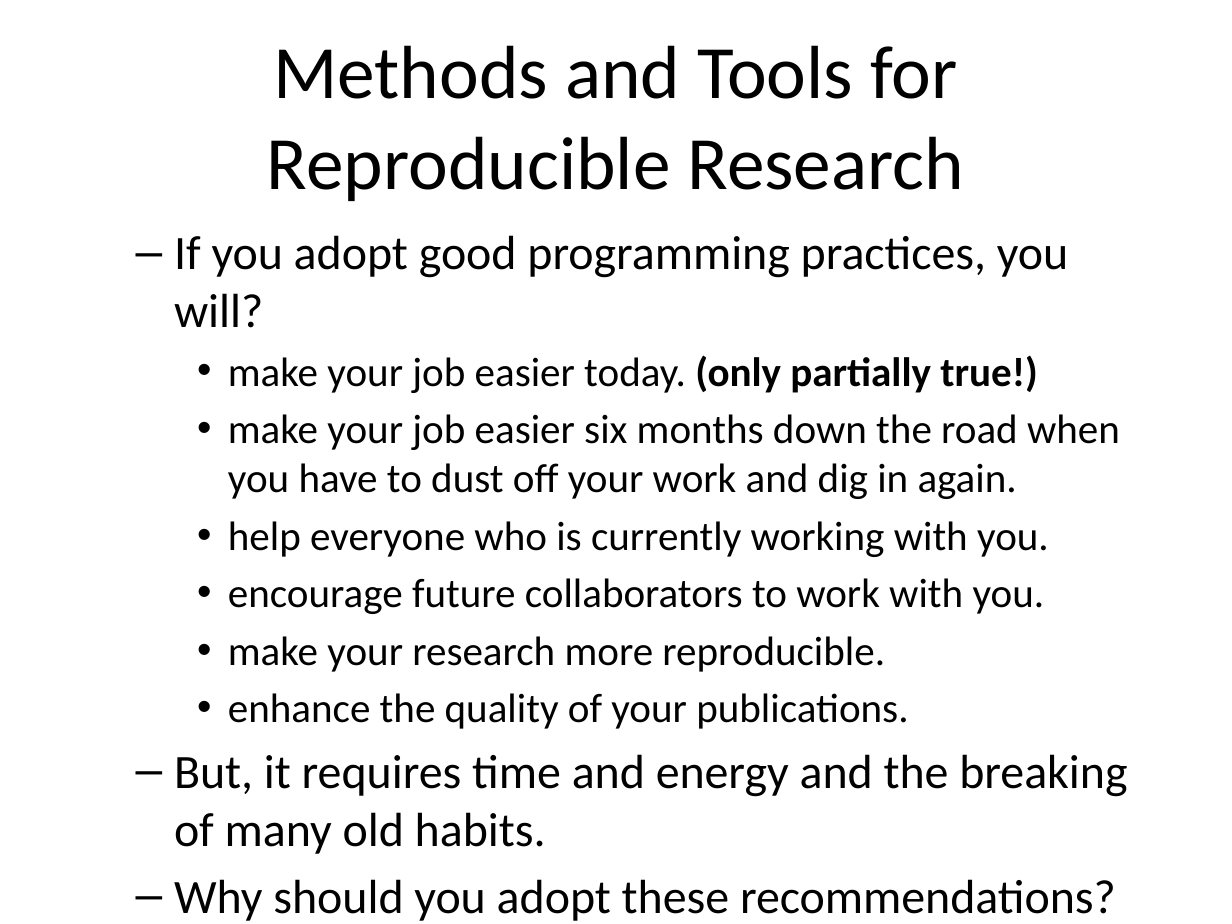
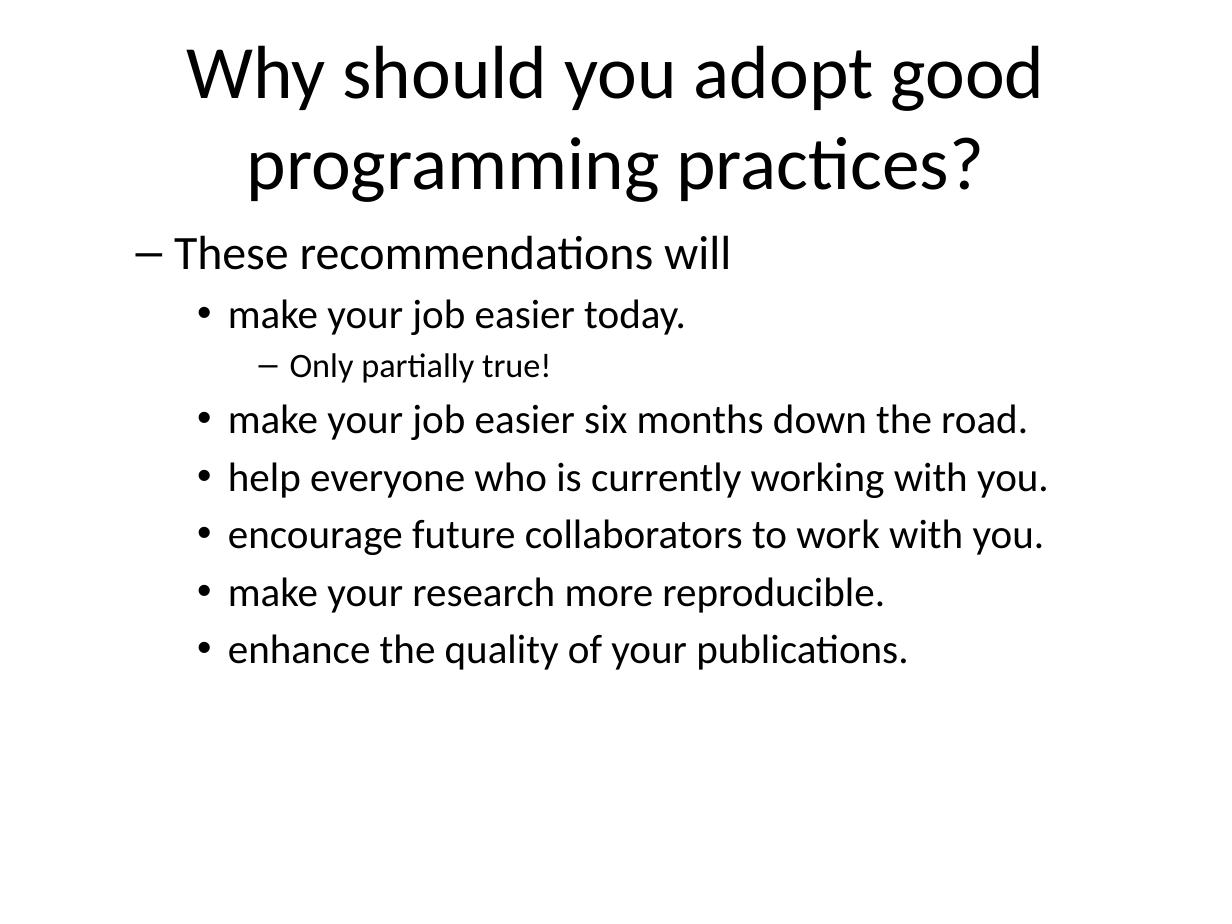
Before and after one commit to pmean/introduction-to-SAS, a slide deck: slide 8 of basics0/src/reproducible-research.pptx (slide 7 before the commit). Drawn at 1232x924 pixels with LibreOffice and Linux fonts; fonts in the diff are those of the drawing. Boxes give left, top, right and bottom in pixels: in the first picture for what was removed or moved away, otherwise in the second. Text is boxed around its words. In the diff, an @@ line names an element or a change of style, - is before the commit and + after.

```diff
--- a/basics0/src/reproducible-research.pptx
+++ b/basics0/src/reproducible-research.pptx
@@ title at box(186, 45, 1045, 202): text changed @@
-Methods and Tools for Reproducible Research
+Why should you adopt good programming practices?
@@ text at box(174, 235, 1028, 440): text changed @@
-  – If you adopt good programming practices, you will?
-    • make your job easier today. (only partially true!)
-    • make your job easier six months down the road when you have to dust off your work and dig in again.
+  – These recommendations will
+    • make your job easier today.
+      – Only partially true!
+    • make your job easier six months down the road.
@@ text at box(174, 754, 1127, 847): paragraphs removed @@
-  – But, it requires time and energy and the breaking of many old habits.
-  – Why should you adopt these recommendations?
```
Also in this commit, not shown: 21 other slides changed, 5 slides added, 4 slides removed, 8 other files.
